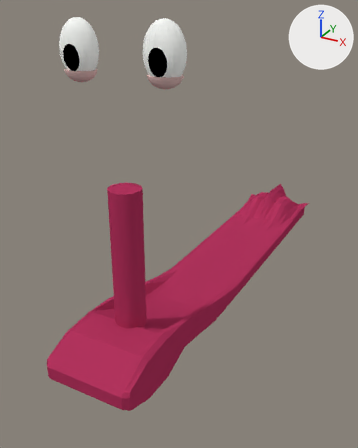
The Blender file 01-Models/MF-RollerWeiblich.blend, before and after one commit.
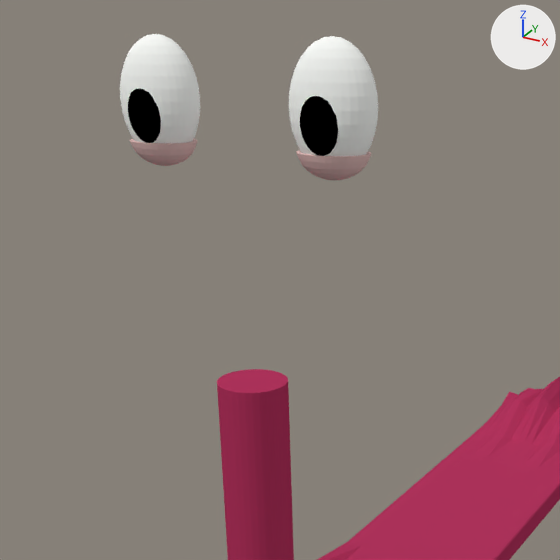
Each version is shown whole from a 50 mm lens placed at (2.27, -5.05, 3.06), pointed at (-0.25, -0.47, 0.77), then close up on the part from 0% to 77% of the width and 0% to 62% of the height. The lights are fixed; the arrows at upper right show +X, +Y and +Z.

Before the edit, the objects in view are built like this:
```python
me_cube_001 = bpy.data.meshes.new('Cube.001')
me_cube_001.from_pydata(...)  # 1602 vertices, 1570 faces; spans x -1.3..1.2, y -1.5..1.5, z -1.2..27.7
me_cube_001.materials.append(mat_material)  # pink #b2345e
ob_augemitwimpern = bpy.data.objects.new('augeMitWimpern', None)
ob_augemitwimpern.location = (0.396, -1.85, 2.754)
ob_augemitwimpern.scale = (0.231, 0.231, 0.231)
ob_augemitwimpern.show_instancer_for_render = False
ob_augemitwimpern.instance_type = 'COLLECTION'
ob_augemitwimpern.instance_collection = col_augemitwimpern
ob_augemitwimpern_001 = bpy.data.objects.new('augeMitWimpern.001', None)
ob_augemitwimpern_001.location = (-0.372, -1.851, 2.754)
ob_augemitwimpern_001.scale = (0.231, 0.231, 0.231)
ob_augemitwimpern_001.show_instancer_for_render = False
ob_augemitwimpern_001.instance_type = 'COLLECTION'
ob_augemitwimpern_001.instance_collection = col_augemitwimpern
ob_cube = bpy.data.objects.new('Cube', me_cube_001)
ob_cube.location = (0.0, 0.0, 0.0)
ob_cube.scale = (0.443, 1.76, 0.0713)
_m = ob_cube.modifiers.new('Smooth', 'SMOOTH')
_m.factor = 0.53
_m = ob_cube.modifiers.new('Smooth.001', 'SMOOTH')
```
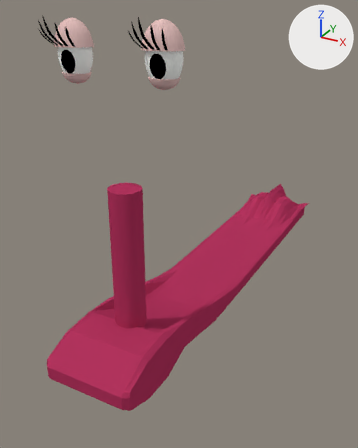
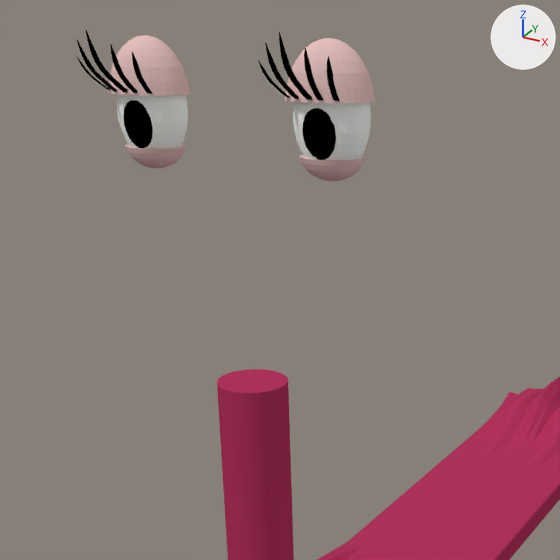
Location of each change, [x1, y1, x2, y2] in pixels of the close-ups (560 x 560 px):
'augeMitWimpern', deleted
    before: [289, 36, 378, 180]
'augeaugeauge', added
    after: [258, 32, 375, 181]
'augeaugeauge.001', added
    after: [77, 30, 190, 168]
'augeMitWimpern.001', deleted
    before: [120, 34, 200, 166]

The change, as a list of edits to the scene's bpy script:
```text
Add mat_material_002:
    mat_material_002 = diffuse_material('Material.002')
    mat_material_002.base_color = (0.0, 0.0, 0.0)  # black #000000
Add mat_material_005:
    mat_material_005 = diffuse_material('Material.005')
    mat_material_005.base_color = (0.8, 0.539, 0.521)  # pink #e7c2bf
Add me_sphere_001:
    me_sphere_001.from_pydata(...)  # 565 vertices, 554 faces; spans x -0.98..0.98, y -2.33..0.98, z 0.16..1.09
    # faces by material slot: [384, 170]
    me_sphere_001.materials.append(mat_material_005)  # pink #e7c2bf
    me_sphere_001.materials.append(mat_material_002)  # black #000000
Add col_augeaugeauge:
    col_augeaugeauge = bpy.data.collections.new('augeaugeauge')
    col_augeaugeauge.objects.link(ob_sphere_002)
    col_augeaugeauge.objects.link(ob_sphere_001)
    col_augeaugeauge.objects.link(ob_sphere)
    col_augeaugeauge.objects.link(ob_sphere_003)
Remove ob_augemitwimpern_001:
    ob_augemitwimpern_001 = bpy.data.objects.new('augeMitWimpern.001', None)
    ob_augemitwimpern_001.location = (-0.372, -1.851, 2.754)
    ob_augemitwimpern_001.scale = (0.231, 0.231, 0.231)
    ob_augemitwimpern_001.show_instancer_for_render = False
    ob_augemitwimpern_001.instance_type = 'COLLECTION'
    ob_augemitwimpern_001.instance_collection = col_augemitwimpern
Remove ob_augemitwimpern:
    ob_augemitwimpern = bpy.data.objects.new('augeMitWimpern', None)
    ob_augemitwimpern.location = (0.396, -1.85, 2.754)
    ob_augemitwimpern.scale = (0.231, 0.231, 0.231)
    ob_augemitwimpern.show_instancer_for_render = False
    ob_augemitwimpern.instance_type = 'COLLECTION'
    ob_augemitwimpern.instance_collection = col_augemitwimpern
Add ob_sphere_003:
    ob_sphere_003 = bpy.data.objects.new('Sphere.003', me_sphere_001)
    ob_sphere_003.location = (-0.0275, -0.0118, 0.101)
    ob_sphere_003.scale = (0.843, 0.636, 1.18)
Add ob_augeaugeauge:
    ob_augeaugeauge = bpy.data.objects.new('augeaugeauge', None)
    ob_augeaugeauge.location = (0.371, -1.819, 2.716)
    ob_augeaugeauge.scale = (0.205, 0.205, 0.205)
    ob_augeaugeauge.show_instancer_for_render = False
    ob_augeaugeauge.instance_type = 'COLLECTION'
    ob_augeaugeauge.instance_collection = col_augeaugeauge
Add ob_augeaugeauge_001:
    ob_augeaugeauge_001 = bpy.data.objects.new('augeaugeauge.001', None)
    ob_augeaugeauge_001.location = (-0.384, -1.887, 2.72)
    ob_augeaugeauge_001.scale = (0.205, 0.205, 0.205)
    ob_augeaugeauge_001.show_instancer_for_render = False
    ob_augeaugeauge_001.instance_type = 'COLLECTION'
    ob_augeaugeauge_001.instance_collection = col_augeaugeauge
```
